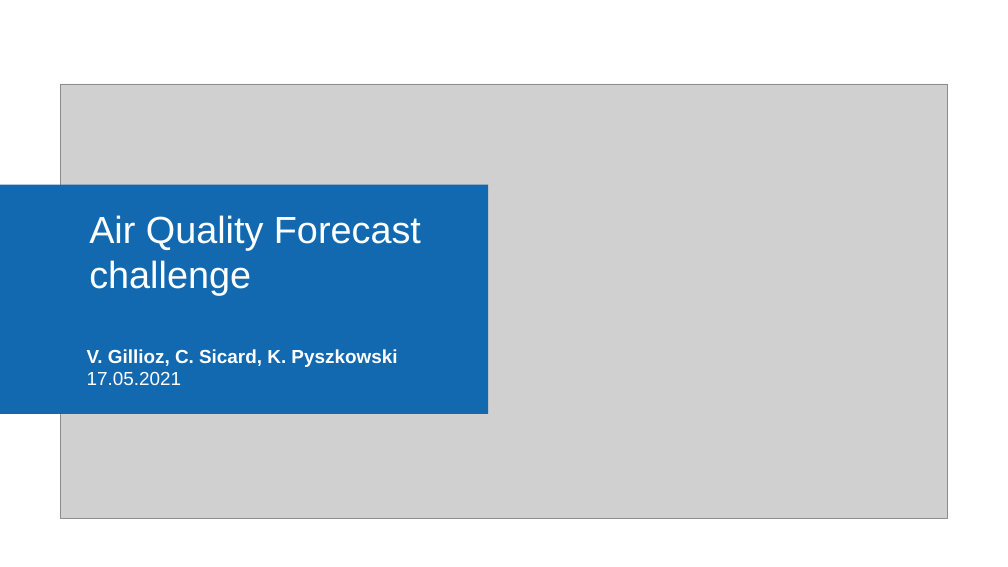
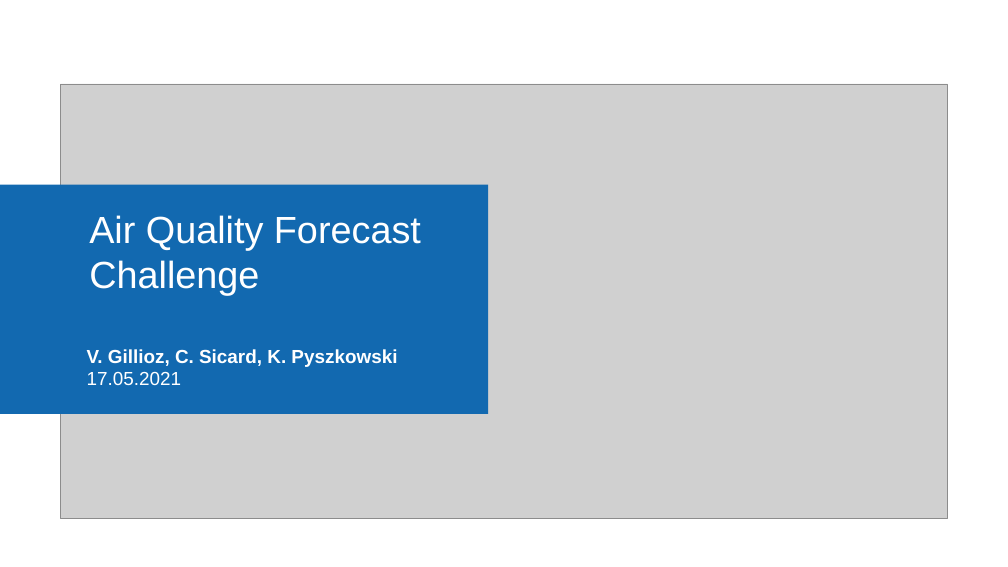
Before and after one commit to ClementSicard/AirQuality-Data-Science-Project, a slide deck: slide 1 of presentation/Presentation.pptx. Drawn at 1008x567 pixels with LibreOffice and Linux fonts; fonts in the diff are those of the drawing; grey boxes stand for pictures; background and template pictures are left out. Boxes give left, top, right and bottom in pixels: in the first picture for what was removed or moved away, otherwise in the second. Text is boxed around its words. In the diff, an @@ line names an element or a change of style, - is before the commit and + after.

```diff
--- a/presentation/Presentation.pptx
+++ b/presentation/Presentation.pptx
@@ title at <box>89,215,421,295</box>: text changed @@
-Air Quality Forecast challenge
+Air Quality Forecast Challenge
```
Also in this commit, not shown: 2 other files.
